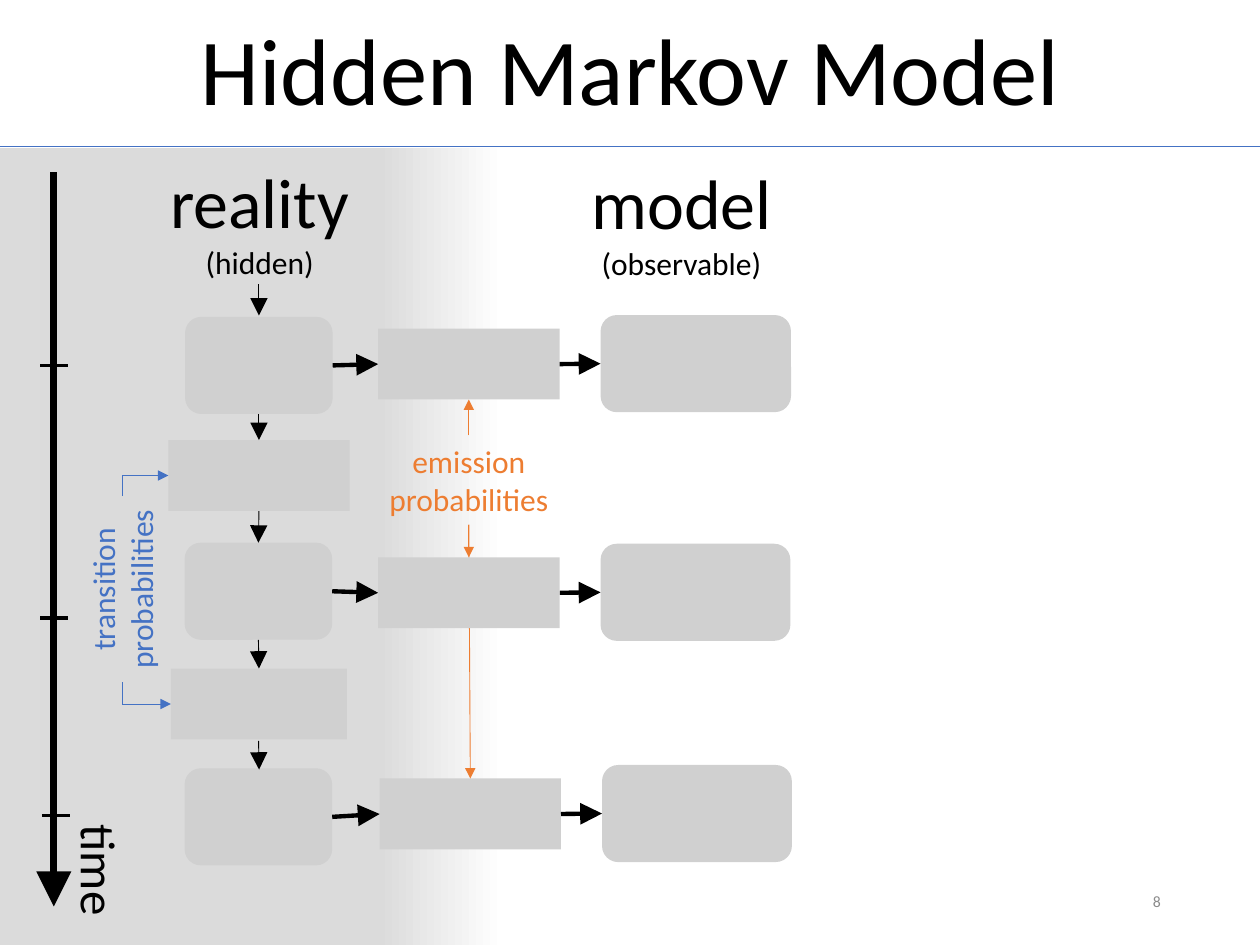
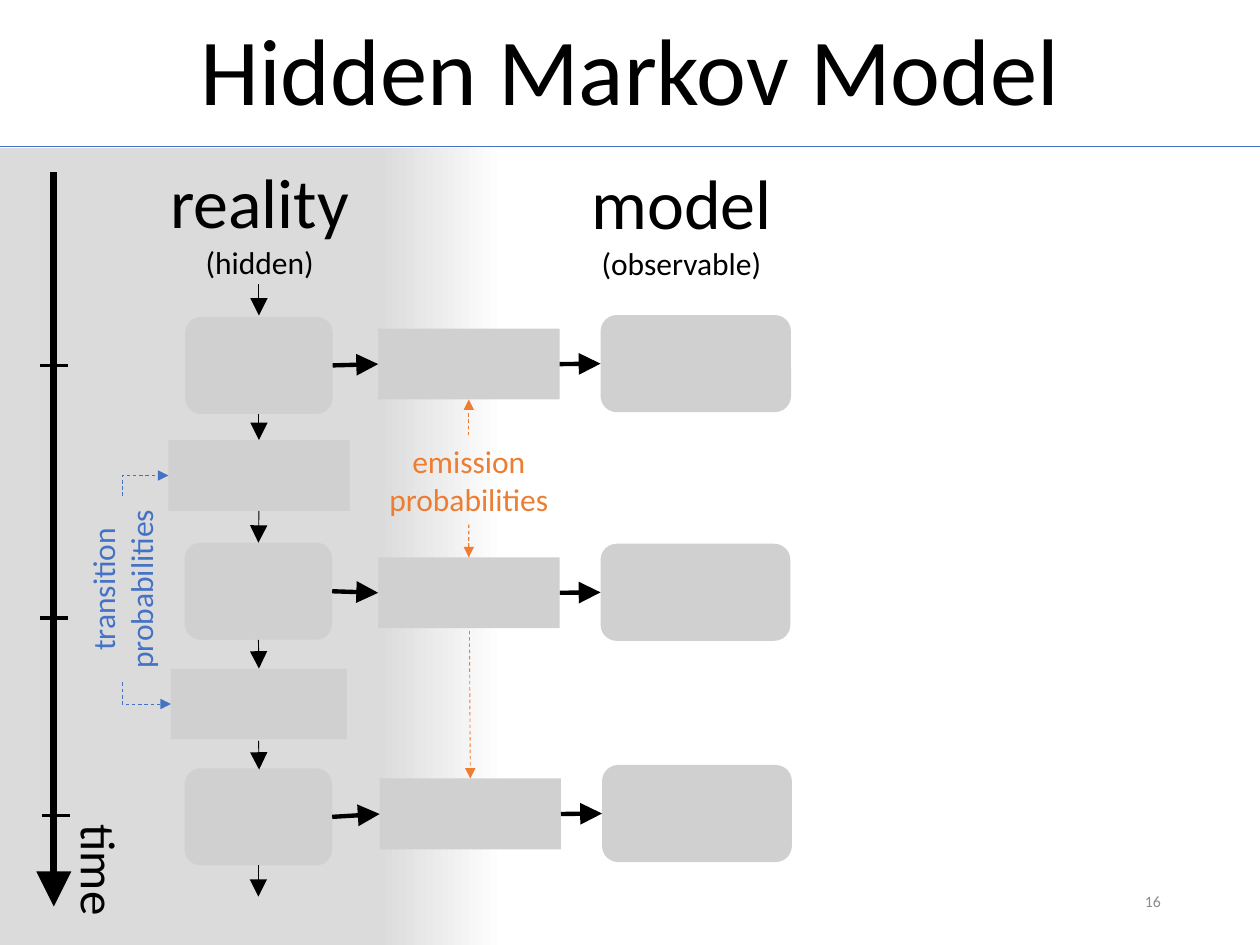
Before and after one commit to MichiHo/flocking, a slide deck: slide 16 of vortrag/ba_seminar_presentation.pptx (slide 8 before the commit). Drawn at 1260x945 pixels with LibreOffice and Linux fonts; fonts in the diff are those of the drawing; grey boxes stand for pictures. Boxes give left, top, right and bottom in pixels: in the first picture for what was removed or moved away, otherwise in the second. Text is boxed around its words. In the diff, an @@ line names an element or a change of style, - is before the commit and + after.

```diff
--- a/vortrag/ba_seminar_presentation.pptx
+++ b/vortrag/ba_seminar_presentation.pptx
@@ elbow arrow (122, 496) - (169, 475): stroke #4472C4 0.5 pt to #4472C4 0.5 pt dashed @@
@@ arrow (469, 524) - (470, 779): stroke #ED7D31 0.5 pt to #ED7D31 0.5 pt dashed @@
@@ arrow (469, 524) - (469, 557): stroke #ED7D31 0.5 pt to #ED7D31 0.5 pt dashed @@
@@ elbow arrow (122, 683) - (171, 704): stroke #4472C4 0.5 pt to #4472C4 0.5 pt dashed @@
@@ arrow added from (258, 866) to (258, 897), #000000 0.5 pt @@
@@ page number at (1145, 896, 1161, 907): text changed @@
-8
+16
```
Also in this commit, not shown: 7 other slides changed, 11 slides added, 2 slides removed, 5 other files.
